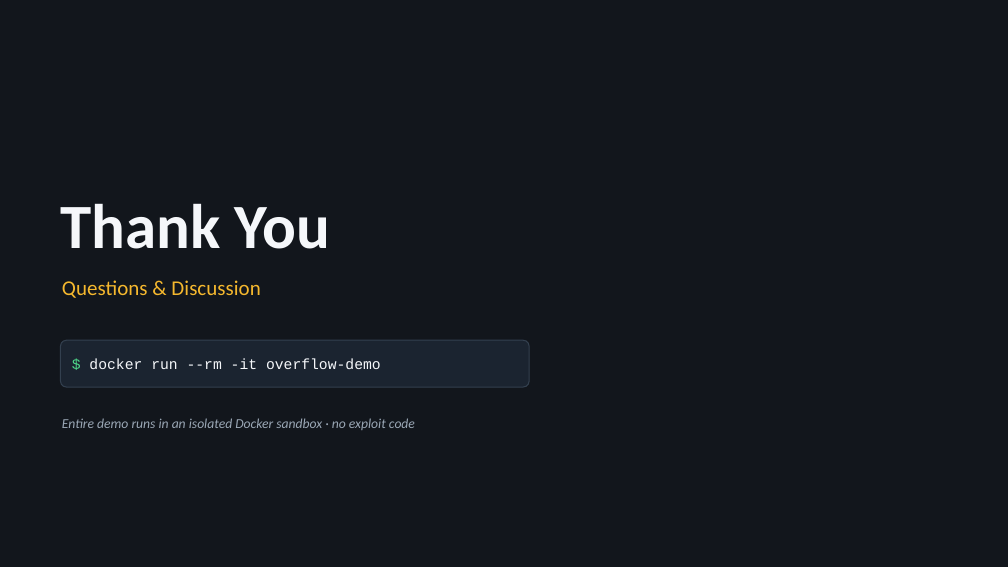
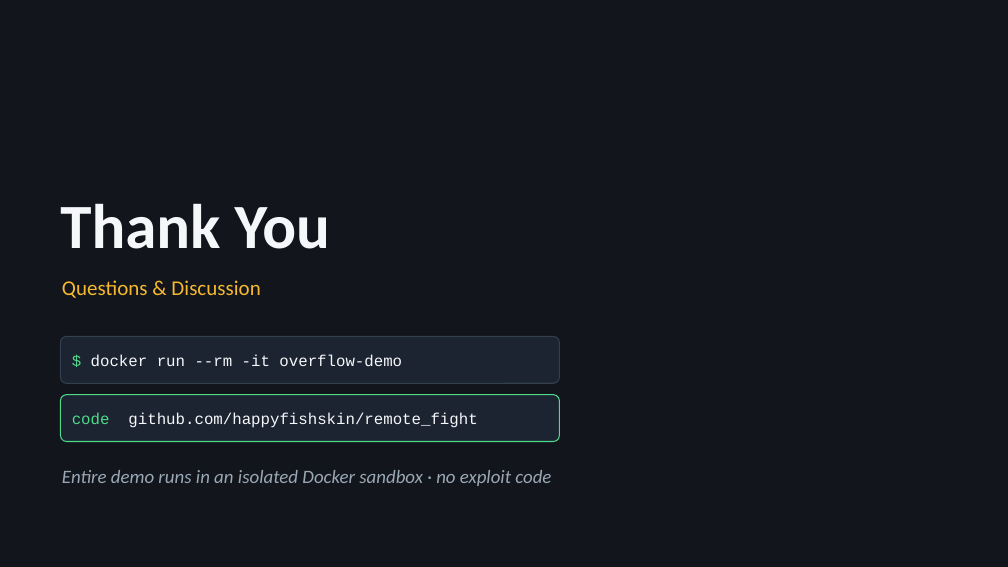
Before and after one commit to happyfishskin/remote_fight, a slide deck: slide 15 of report_en.pptx. Drawn at 1008x567 pixels with LibreOffice and Linux fonts; fonts in the diff are those of the drawing. Boxes give left, top, right and bottom in pixels: in the first picture for what was removed or moved away, otherwise in the second. Text is boxed around its words. In the diff, an @@ line names an element or a change of style, - is before the commit and + after.

```diff
--- a/report_en.pptx
+++ b/report_en.pptx
@@ rounded rectangle: place and size @@
-rounded rectangle at (60, 340, 529, 387)
+rounded rectangle at (60, 337, 560, 383)
@@ text "$ docker run --rm -it ..." at (91, 354, 402, 366): size 14 to 15 pt @@
@@ rounded rectangle added at (60, 395, 560, 442), fill #1B2430, outline #4FD98A 1 pt @@
@@ text added at (72, 412, 477, 428), 15 pt, text #F5F7FA @@
+code github.com/happyfishskin/remote_fight
@@ text "Entire demo runs in an ...": place and size @@
-text "Entire demo runs in an ..." at (62, 418, 415, 430)
+text "Entire demo runs in an ..." at (62, 470, 551, 486)
@@ text "Entire demo runs in an ..." at (62, 470, 551, 486): size 13 to 18 pt @@
```
Also in this commit, not shown: 1 other file.
